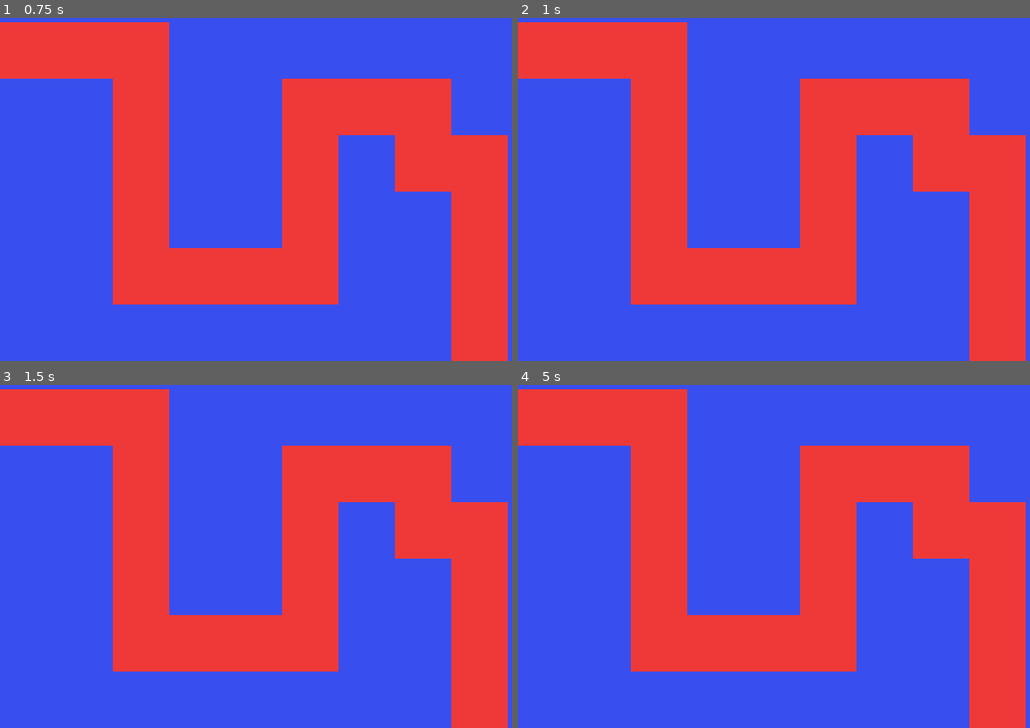
Above: before the commit, frames 1-4 (two rows, left to right).
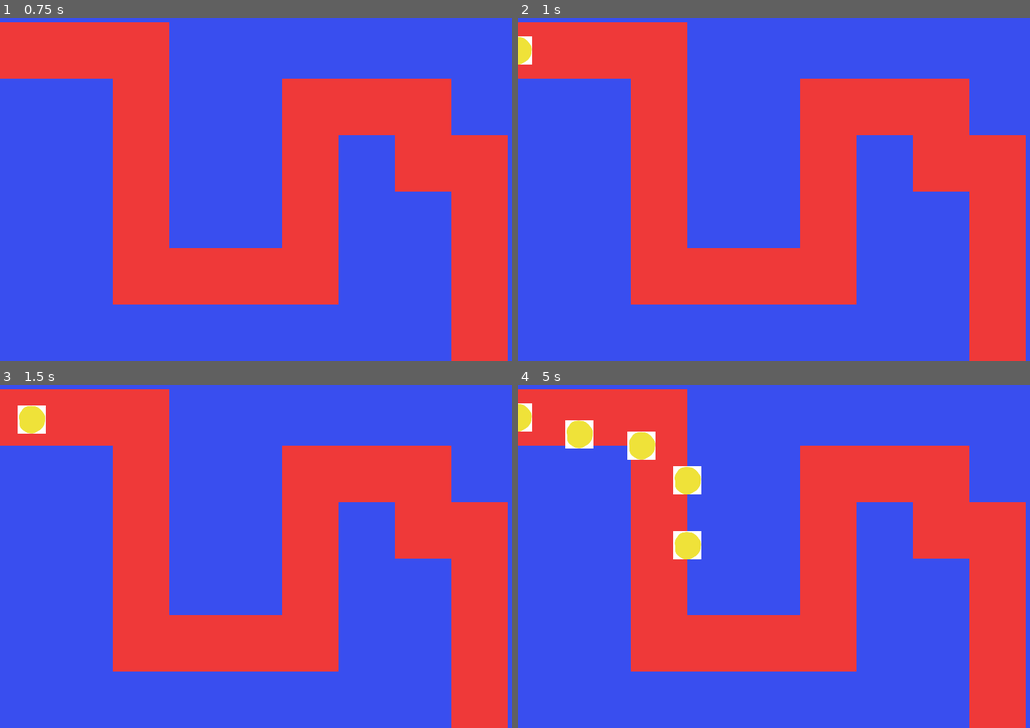
Above: after the commit, the same moments.

Repository: multimikael/Tower-Defense
Game: Godot game, scene res://main.tscn
Two runs of this game, one before a commit and one after it. Both use one fixed random seed, a clock stepped at 60 frames per second and the inputs below.
Inputs:
- Up to frame 1 (0.75 s): tap Enter at 0.5 s
- Up to frame 2 (1 s): no input
- Up to frame 3 (1.5 s): no input
- Up to frame 4 (5 s): no input

Frame 1 is identical in both runs. In frame 2, 0.2% of the frame differs, in the area x 0-3%, y 5-14%; in frame 3, 0.5%; in frame 4, 2.0%, in the area x 0-36%, y 5-51%.

Commit message:
Added pathfinding

Diff:
--- /dev/null
+++ b/main.gd
@@ -0,0 +1,27 @@
+extends Node2D
+
+var target = preload("res://target.tscn")
+
+onready var start_pos = get_node("start_pos").get_position()
+onready var end_pos = get_node("end_pos").get_position()
+onready var nav = get_node("nav")
+onready var map = get_node("nav/map")
+
+func _ready():
+	# Called when the node is added to the scene for the first time.
+	# Initialization here
+	pass
+
+func _on_target_timer_timeout():
+	var t = target.instance()
+	add_child(t)
+	t.set_position(start_pos)
+	t.goal = end_pos
+	t.nav = nav
+
+
+
+#func _process(delta):
+#	# Called every frame. Delta is time since last frame.
+#	# Update game logic here.
+#	pass
--- a/main.tscn
+++ b/main.tscn
@@ -1,13 +1,18 @@
-[gd_scene load_steps=2 format=2]
+[gd_scene load_steps=3 format=2]
 
-[ext_resource path="res://tileset.tres" type="TileSet" id=1]
+[ext_resource path="res://main.gd" type="Script" id=1]
+[ext_resource path="res://tileset.tres" type="TileSet" id=2]
 
 [node name="main" type="Node2D" index="0"]
 
-[node name="TileMap" type="TileMap" parent="." index="0"]
+script = ExtResource( 1 )
+
+[node name="nav" type="Navigation2D" parent="." index="0"]
+
+[node name="map" type="TileMap" parent="nav" index="0"]
 
 mode = 0
-tile_set = ExtResource( 1 )
+tile_set = ExtResource( 2 )
 cell_size = Vector2( 128, 128 )
 cell_quadrant_size = 1
 cell_custom_transform = Transform2D( 1, 0, 0, 1, 0, 0 )
@@ -24,3 +29,22 @@
 format = 1
 tile_data = PoolIntArray( 0, 2, 0, 1, 2, 0, 2, 2, 0, 3, 2, 0, 4, 2, 0, 5, 2, 0, 6, 2, 0, 7, 2, 0, 8, 2, 0, 9, 2, 0, 655 …(827 unchanged characters)…
 _sections_unfolded = [ "Cell" ]
+
+[node name="start_pos" type="Position2D" parent="." index="1"]
+
+position = Vector2( 0, 192 )
+_sections_unfolded = [ "Transform" ]
+
+[node name="end_pos" type="Position2D" parent="." index="2"]
+
+position = Vector2( 1088, 896 )
+_sections_unfolded = [ "Transform" ]
+
+[node name="target_timer" type="Timer" parent="." index="3"]
+
+process_mode = 1
+wait_time = 1.0
+one_shot = false
+autostart = true
+
+[connection signal="timeout" from="target_timer" to="." method="_on_target_timer_timeout"]
--- /dev/null
+++ b/target.gd
@@ -0,0 +1,27 @@
+extends Sprite
+
+var speed = 150
+var nav = null setget set_nav
+var path = []
+var goal = Vector2()
+
+func _ready():
+	# Called when the node is added to the scene for the first time.
+	# Initialization here
+	set_physics_process(true)
+
+func set_nav(new_nav):
+	nav = new_nav
+	update_path()
+
+func update_path():
+	path = nav.get_simple_path(get_position(), goal, false)
+
+func _physics_process(delta):
+	print(path)
+	if path.size() > 1:
+		var d = get_position().distance_to(path[0])
+		if d > 2:
+			set_position(get_position().linear_interpolate(path[0], (speed * delta)/d))
+		else:
+			path.remove(0)
--- /dev/null
+++ b/target.tscn
@@ -0,0 +1,11 @@
+[gd_scene load_steps=3 format=2]
+
+[ext_resource path="res://target/target.png" type="Texture" id=1]
+[ext_resource path="res://target.gd" type="Script" id=2]
+
+[node name="Sprite" type="Sprite" index="0"]
+
+position = Vector2( 32, 32 )
+scale = Vector2( 0.5, 0.5 )
+texture = ExtResource( 1 )
+script = ExtResource( 2 )
--- a/tileset.tres
+++ b/tileset.tres
@@ -1,6 +1,12 @@
-[gd_resource type="TileSet" load_steps=2 format=2]
+[gd_resource type="TileSet" load_steps=3 format=2]
 
 [ext_resource path="res://tileset/tileset.png" type="Texture" id=1]
+
+[sub_resource type="NavigationPolygon" id=1]
+
+vertices = PoolVector2Array( 0, 0, 128, 0, 128, 128, 0, 128 )
+polygons = [ PoolIntArray( 0, 1, 2, 3 ) ]
+outlines = [ PoolVector2Array( 0, 0, 128, 0, 128, 128, 0, 128 ) ]
 
 [resource]
 
@@ -21,6 +27,7 @@
 1/is_autotile = false
 1/occluder_offset = Vector2( 64, 64 )
 1/navigation_offset = Vector2( 64, 64 )
+1/navigation = SubResource( 1 )
 1/shapes = [  ]
 2/name = "blue"
 2/texture = ExtResource( 1 )
--- a/tileset.tscn
+++ b/tileset.tscn
@@ -1,8 +1,14 @@
-[gd_scene load_steps=2 format=2]
+[gd_scene load_steps=3 format=2]
 
 [ext_resource path="res://tileset/tileset.png" type="Texture" id=1]
 
-[node name="tileset" type="Node2D" index="0"]
+[sub_resource type="NavigationPolygon" id=1]
+
+vertices = PoolVector2Array( 0, 0, 128, 0, 128, 128, 0, 128 )
+polygons = [ PoolIntArray( 0, 1, 2, 3 ) ]
+outlines = [ PoolVector2Array( 0, 0, 128, 0, 128, 128, 0, 128 ) ]
+
+[node name="tileset" type="Node2D"]
 
 [node name="green" type="Sprite" parent="." index="0"]
 
@@ -20,6 +26,13 @@
 region_rect = Rect2( 128, 0, 128, 128 )
 _sections_unfolded = [ "Region" ]
 
+[node name="NavigationPolygonInstance" type="NavigationPolygonInstance" parent="red" index="0"]
+
+position = Vector2( -64, -64 )
+navpoly = SubResource( 1 )
+enabled = true
+_sections_unfolded = [ "Transform" ]
+
 [node name="blue" type="Sprite" parent="." index="2"]
 
 position = Vector2( 128, 320 )
Binary file added: target/target.png
Not shown, added: target/target.png.import
Not shown, added: target/target.xcf
